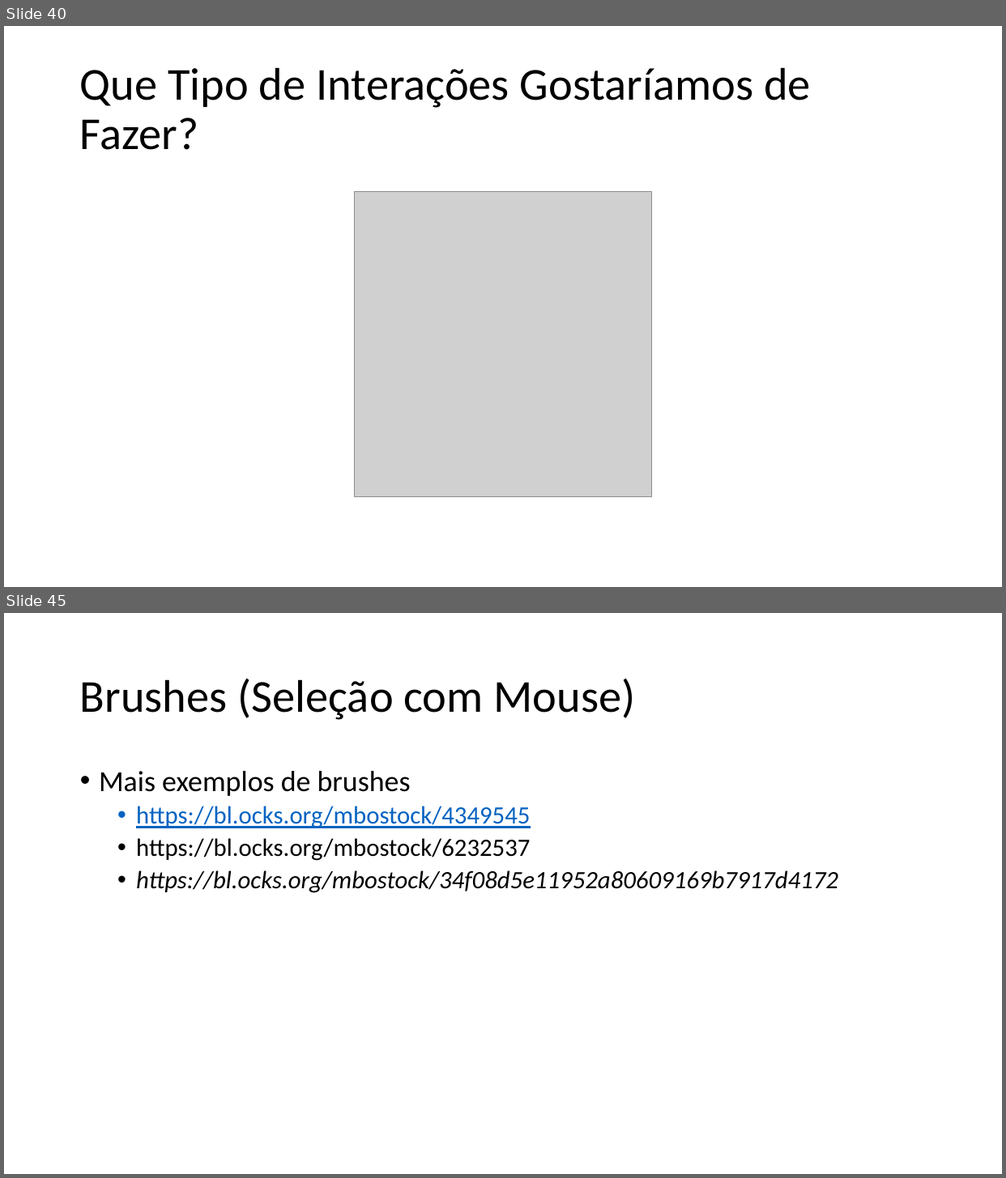
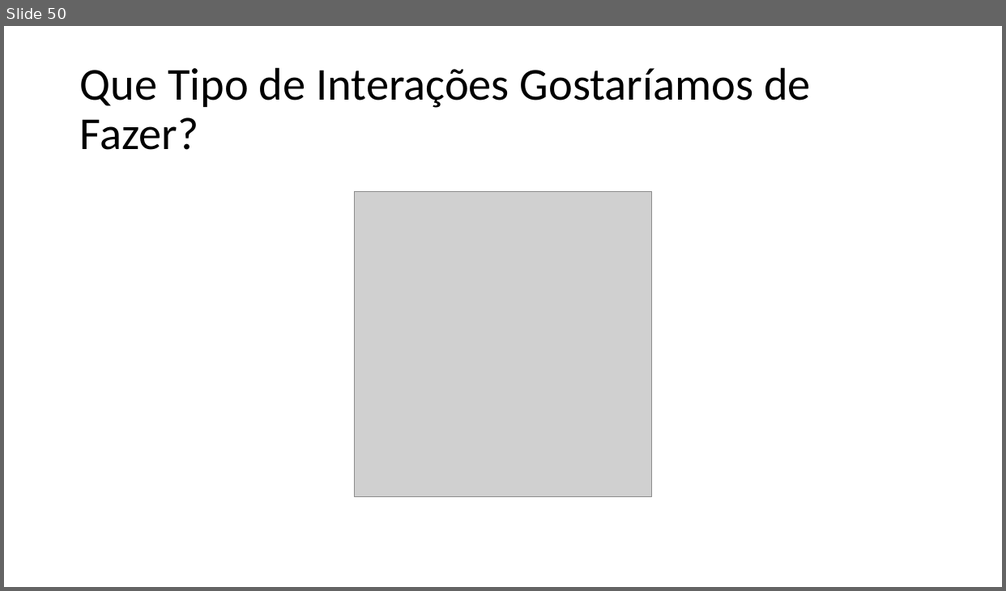
Before and after one commit to filipecmedeiros/Treinamento-d3.js, a slide deck: Aula2.pptx. Shown one above the other, each under a label of ours: slides 40 and 45 before the commit, slide 50 after it; the slides between them are not shown. The pictures are 1006x1178 and 1006x591 pixels, drawn with LibreOffice and Linux fonts; fonts in the diff are those of the drawing; grey boxes stand for pictures. Boxes give left, top, right and bottom in pixels: in the first picture for what was removed or moved away, otherwise in the second. Text is boxed around its words. In the diff, an @@ line names an element or a change of style, - is before the commit and + after.

```diff
--- a/Aula2.pptx
+++ b/Aula2.pptx
@@ slide 45 removed at [4,613,1002,1174], background #FFFFFF @@
@@ title removed at [80,679,636,720] @@
-Brushes (Seleção com Mouse)
@@ text removed at [99,771,838,893] @@
-• Mais exemplos de brushes
-  • https://bl.ocks.org/mbostock/4349545
-  • https://bl.ocks.org/mbostock/6232537
-  • https://bl.ocks.org/mbostock/34f08d5e11952a80609169b7917d4172
@@ what was slide 40 is now slide 50 @@
```
Also in this commit, not shown: 7 slides changed, 31 slides added, 7 other slides removed, 11 other files.
